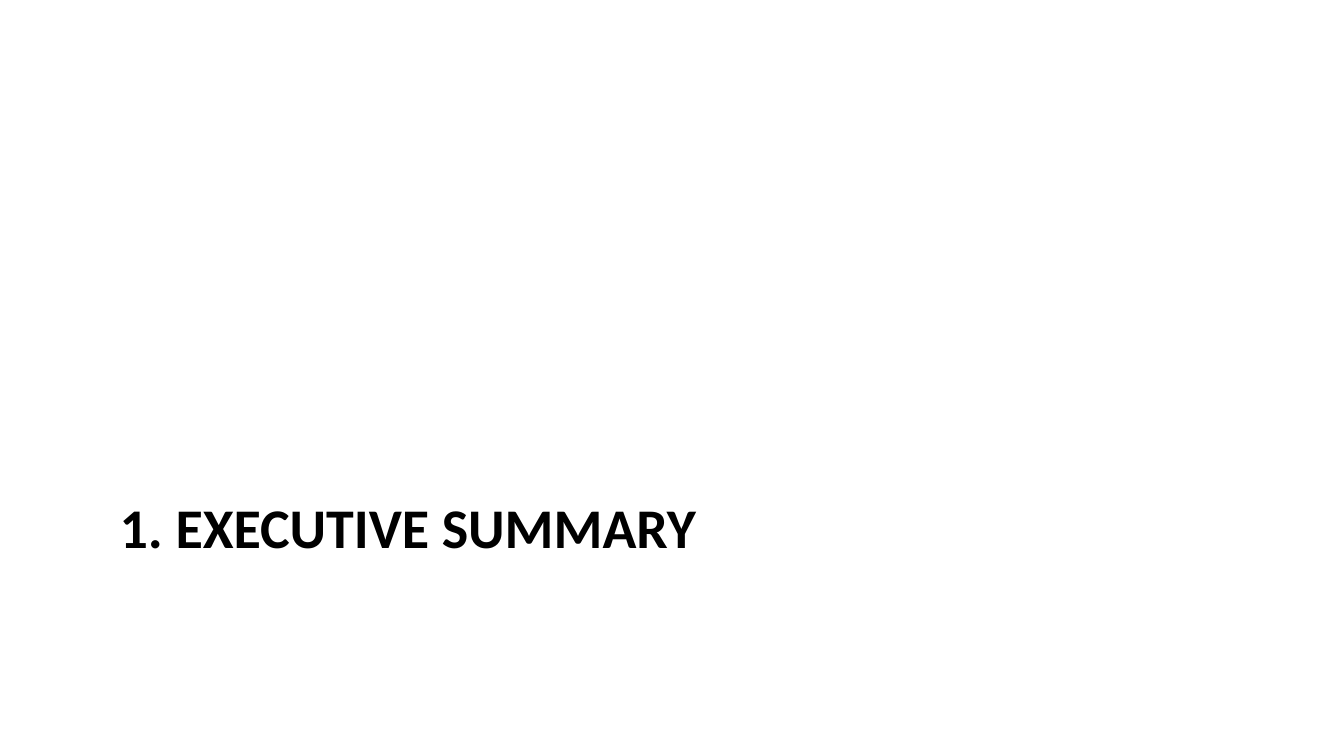
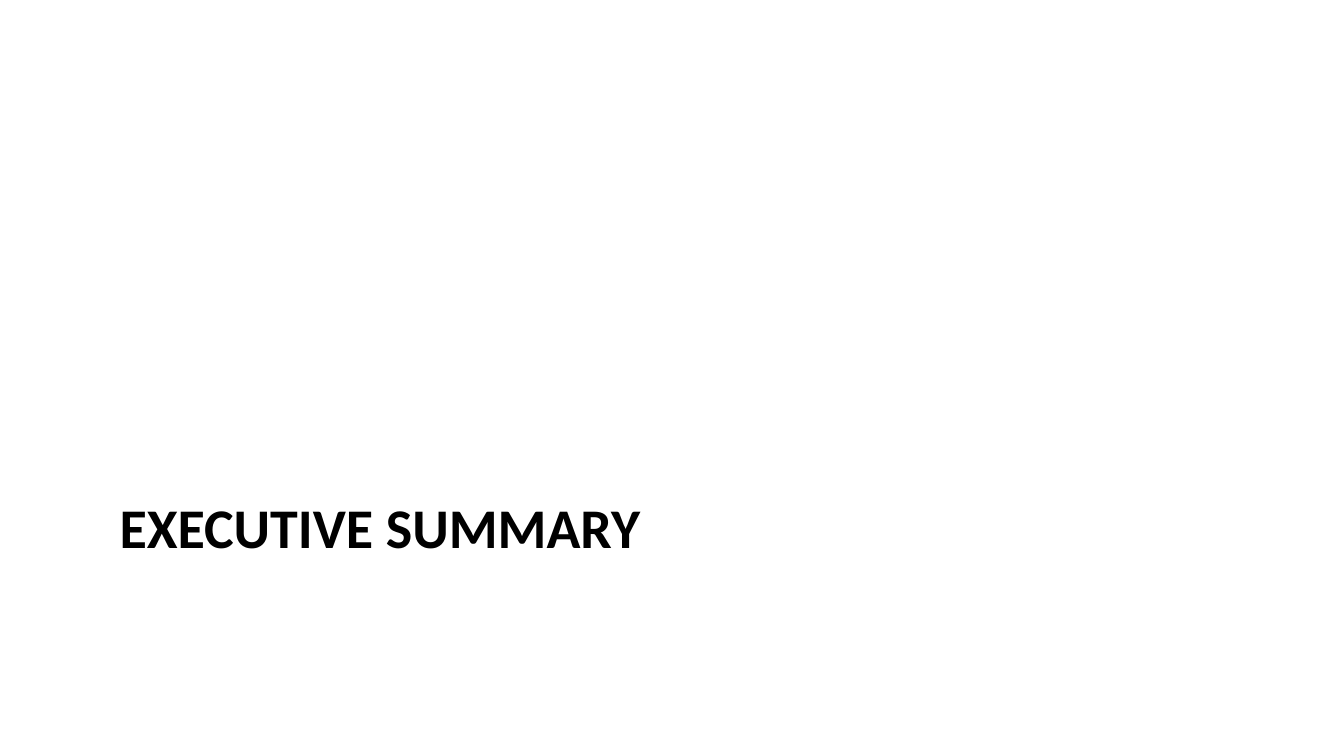
Before and after one commit to igor-kan/quarto-writing, a slide deck: slide 2 of posts/aurora_internal_ai_assistant_proposal_slides.pptx. Drawn at 1344x756 pixels with LibreOffice and Linux fonts; fonts in the diff are those of the drawing. Boxes give left, top, right and bottom in pixels: in the first picture for what was removed or moved away, otherwise in the second. Text is boxed around its words. In the diff, an @@ line names an element or a change of style, - is before the commit and + after.

```diff
--- a/posts/aurora_internal_ai_assistant_proposal_slides.pptx
+++ b/posts/aurora_internal_ai_assistant_proposal_slides.pptx
@@ title at (x1=120, y1=511, x2=640, y2=549): text changed @@
-1. EXECUTIVE SUMMARY
+EXECUTIVE SUMMARY
```
Also in this commit, not shown: 8 other slides changed, 7 other files.
